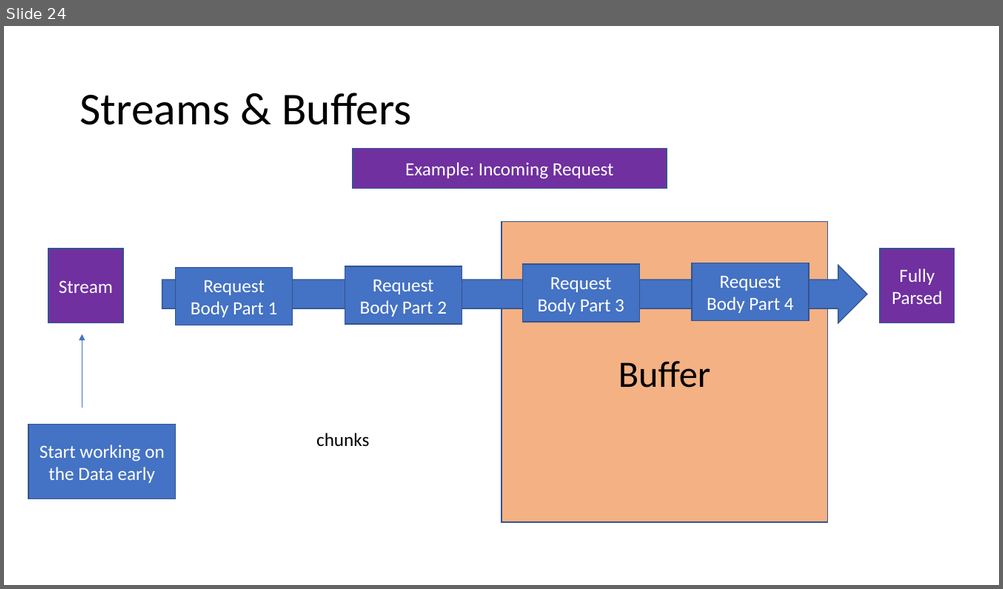
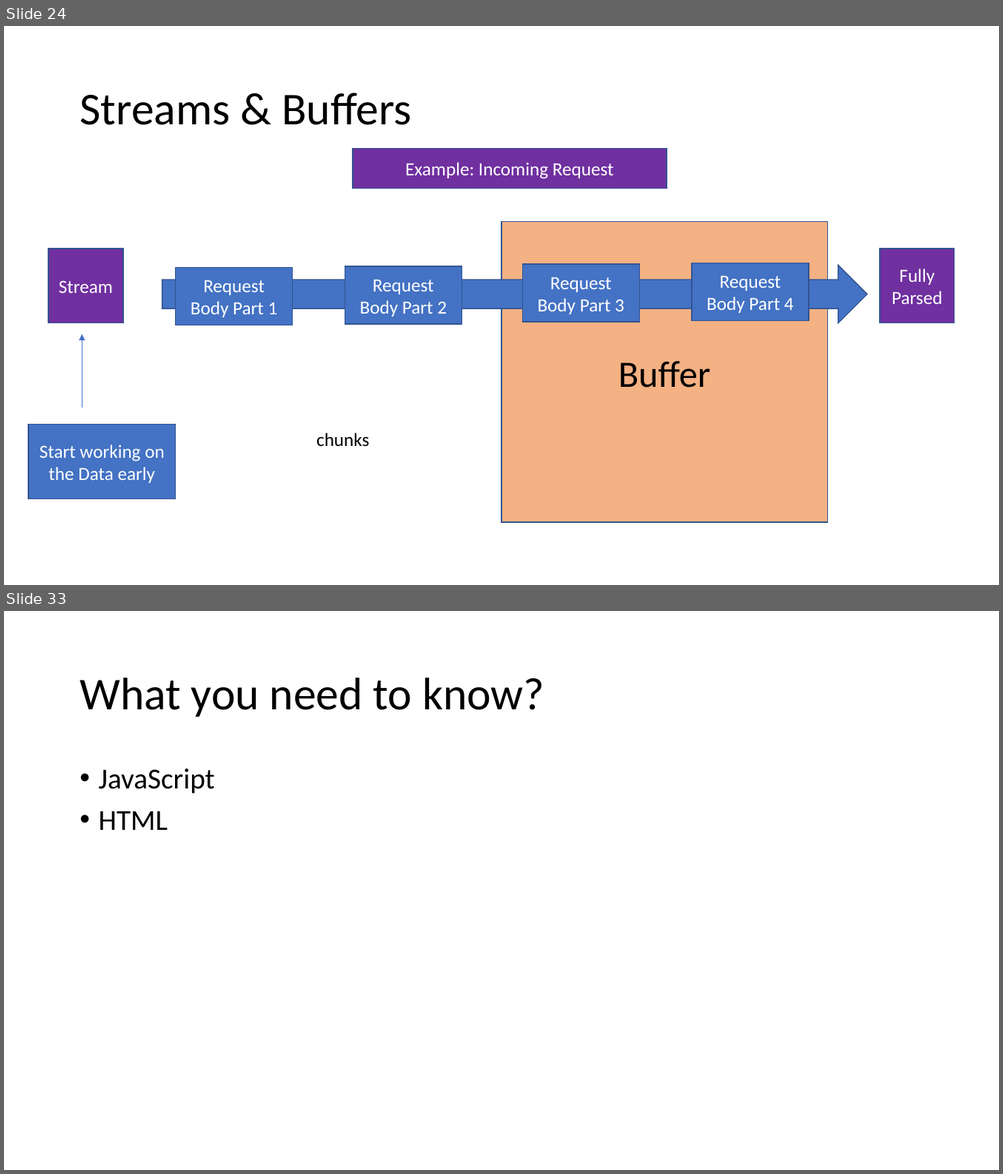
Before and after one commit to PiyushChaturvedii/Batch04, a slide deck: What is Node.pptx. Shown one above the other, each under a label of ours: slide 24 before the commit, slides 24 and 33 after it; the slides between them are not shown. The pictures are 1003x589 and 1003x1174 pixels, drawn with LibreOffice and Linux fonts; fonts in the diff are those of the drawing. Boxes give left, top, right and bottom in pixels: in the first picture for what was removed or moved away, otherwise in the second. Text is boxed around its words. In the diff, an @@ line names an element or a change of style, - is before the commit and + after.

```diff
--- a/What is Node.pptx
+++ b/What is Node.pptx
@@ slide 33 added at (4, 611, 999, 1170), background #FFFFFF @@
@@ title added at (79, 678, 544, 717), 44 pt, text #000000 @@
+What you need to know?
@@ text added at (99, 769, 215, 830), 28 pt, text #000000 @@
+• JavaScript
+• HTML
```
Also in this commit, not shown: 16 other slides added, 15 other files.
